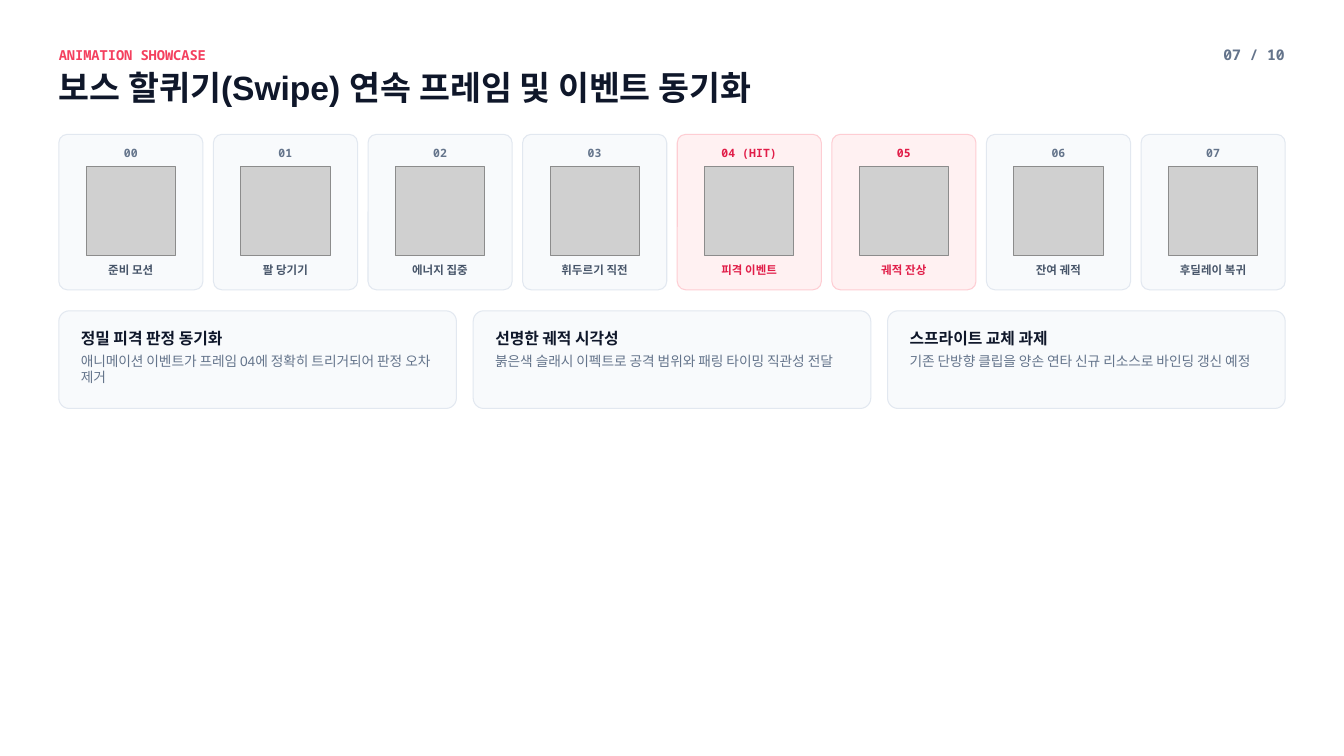
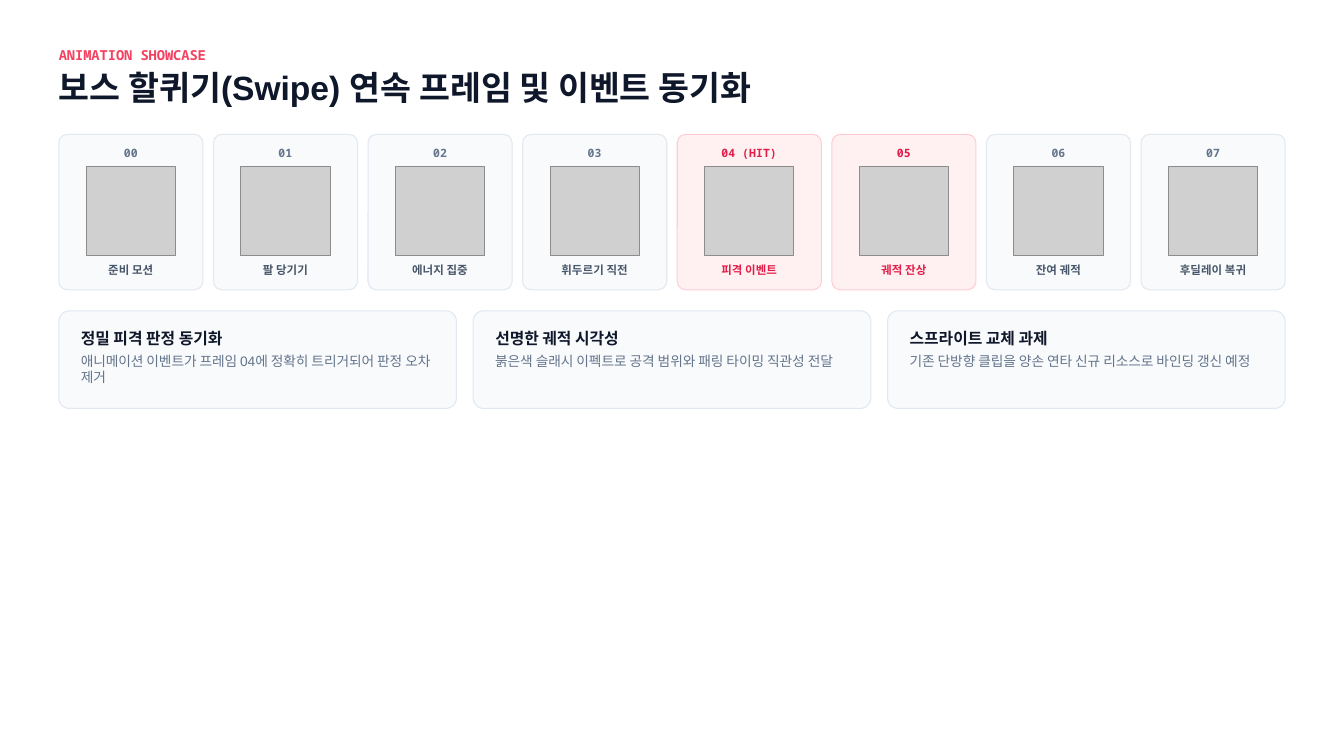
Before and after one commit to gitgiung/SBSAcademy_Team01, a slide deck: slide 9 of 좀비소울 프로젝트 개발 현황 보고.pptx. Drawn at 1344x756 pixels with LibreOffice and Linux fonts; fonts in the diff are those of the drawing; grey boxes stand for pictures. Boxes give left, top, right and bottom in pixels: in the first picture for what was removed or moved away, otherwise in the second. Text is boxed around its words. In the diff, an @@ line names an element or a change of style, - is before the commit and + after.

```diff
--- a/좀비소울 프로젝트 개발 현황 보고.pptx
+++ b/좀비소울 프로젝트 개발 현황 보고.pptx
@@ text removed at (1223, 49, 1285, 60) @@
-07 / 10
```
Also in this commit, not shown: 9 other slides changed, 1 slide added, 11 other files.
